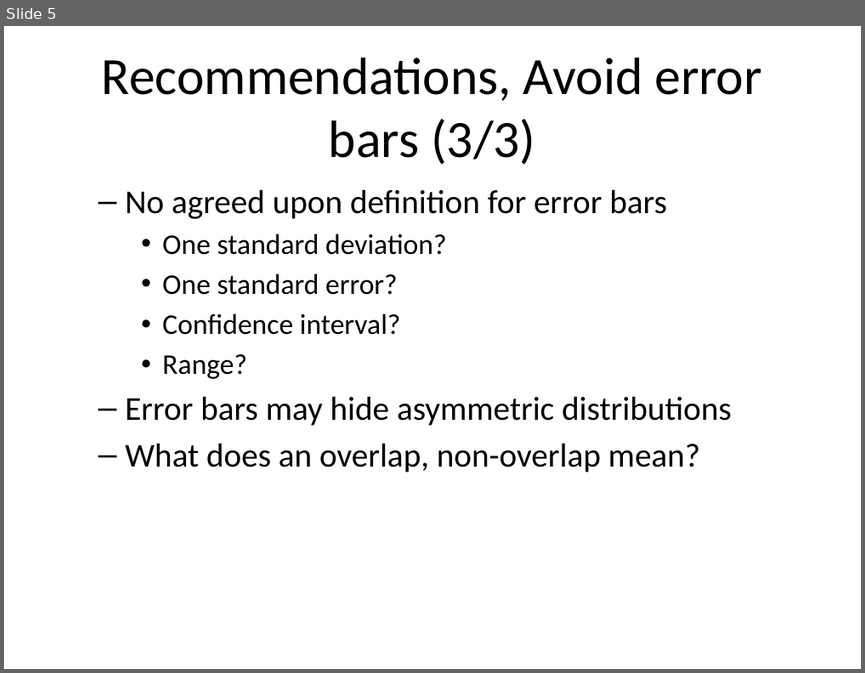
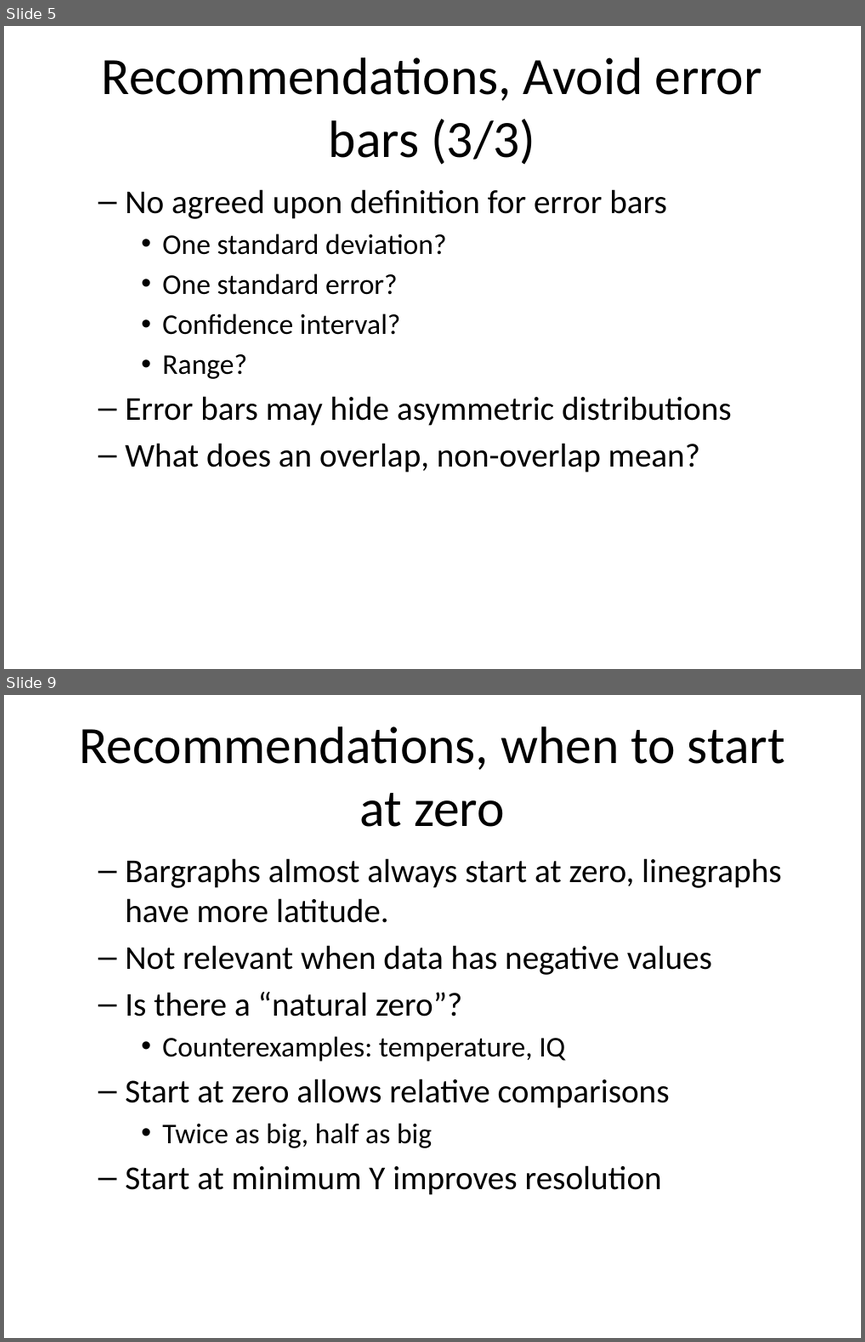
Before and after one commit to pmean/data-visualization, a slide deck: data-viz-03/component/recommendations-linegraphs.pptx. Shown one above the other, each under a label of ours: slide 5 before the commit, slides 5 and 9 after it; the slides between them are not shown. The pictures are 865x673 and 865x1342 pixels, drawn with LibreOffice and Linux fonts; fonts in the diff are those of the drawing. Boxes give left, top, right and bottom in pixels: in the first picture for what was removed or moved away, otherwise in the second. Text is boxed around its words. In the diff, an @@ line names an element or a change of style, - is before the commit and + after.

Commit message:
Work on recommendations.Rmd in data-viz-03

```diff
--- a/data-viz-03/component/recommendations-linegraphs.pptx
+++ b/data-viz-03/component/recommendations-linegraphs.pptx
@@ slide 9 added at <box>4,695,861,1338</box>, background #FFFFFF @@
@@ title added at <box>79,726,785,827</box>, 44 pt, text #000000 @@
+Recommendations, when to start at zero
@@ text added at <box>125,858,781,1195</box>, 28 pt, text #000000 @@
+  – Bargraphs almost always start at zero, linegraphs have more latitude.
+  – Not relevant when data has negative values
+  – Is there a “natural zero”?
+    • Counterexamples: temperature, IQ
+  – Start at zero allows relative comparisons
+    • Twice as big, half as big
+  – Start at minimum Y improves resolution
```
Also in this commit, not shown: 1 slide changed, 13 other slides added, 1 slide removed, 34 other files.
